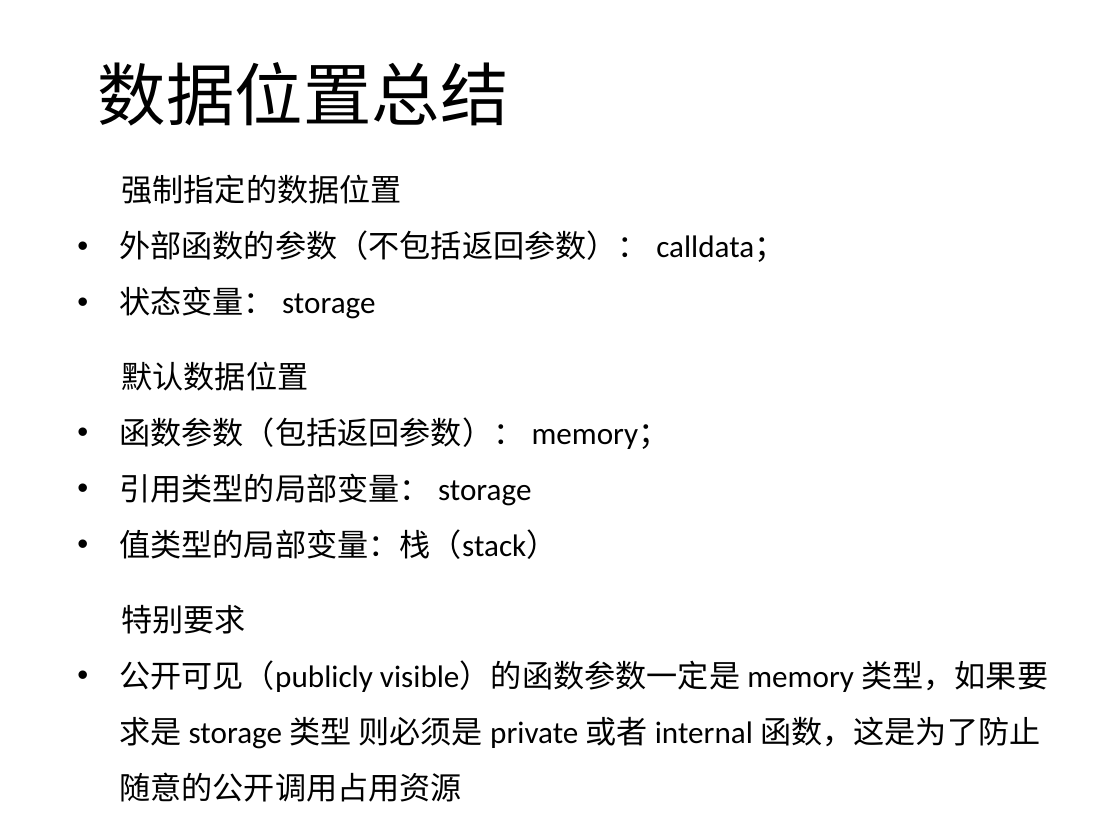
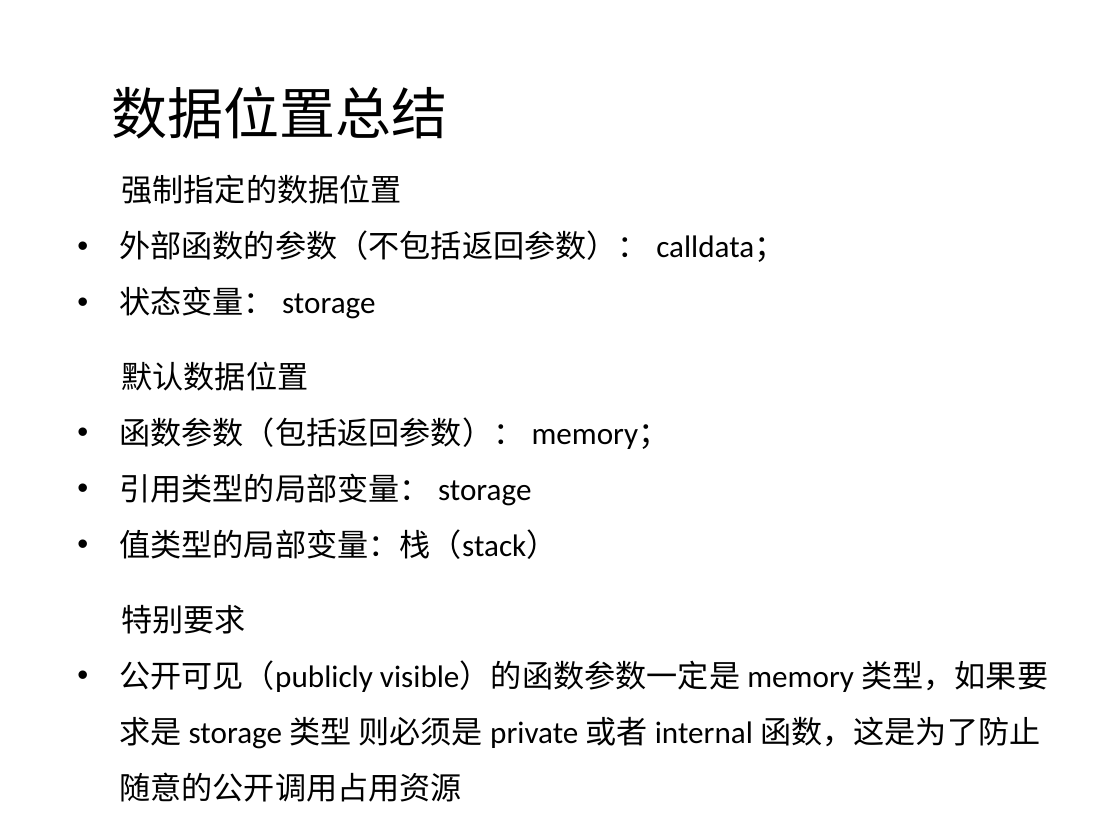
Before and after one commit to confucianzuoyuan/blockchain-tutorial, a slide deck: slide 16 of 以太坊教程/课件/5_2_solidity深入讲解.pptx. Drawn at 1120x840 pixels with LibreOffice and Linux fonts; fonts in the diff are those of the drawing; background and template pictures are left out. Boxes give left, top, right and bottom in pixels: in the first picture for what was removed or moved away, otherwise in the second. Text is boxed around its words. In the diff, an @@ line names an element or a change of style, - is before the commit and + after.

```diff
--- a/以太坊教程/课件/5_2_solidity深入讲解.pptx
+++ b/以太坊教程/课件/5_2_solidity深入讲解.pptx
@@ title "数据位置总结": place and size @@
-title "数据位置总结" at (98,62,509,126)
+title "数据位置总结" at (111,86,447,139)
@@ title "数据位置总结" at (111,86,447,139): size 44 to 36 pt @@
```
Also in this commit, not shown: 33 other slides changed, 34 other files.
